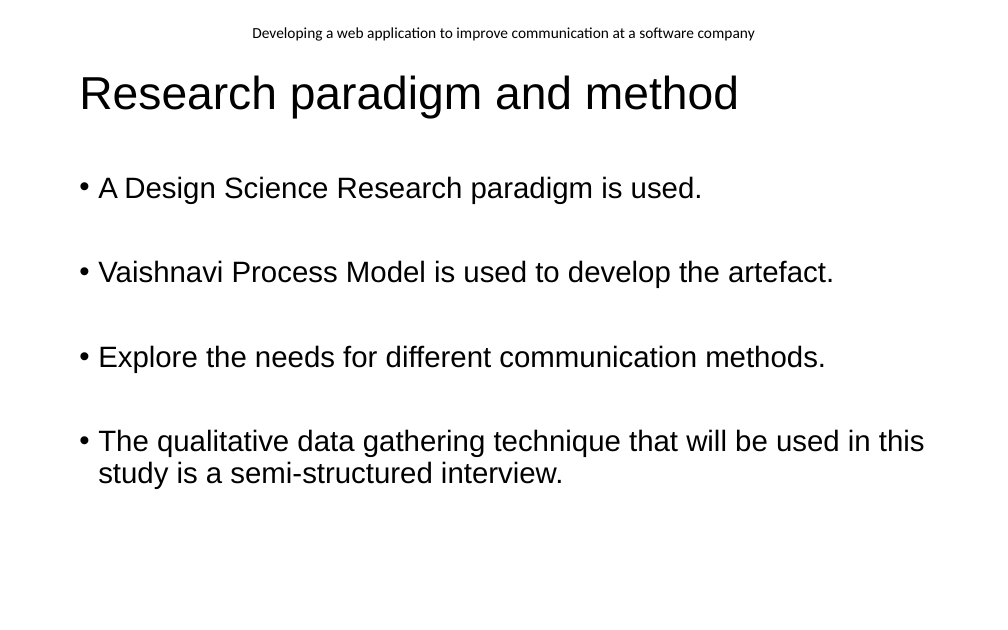
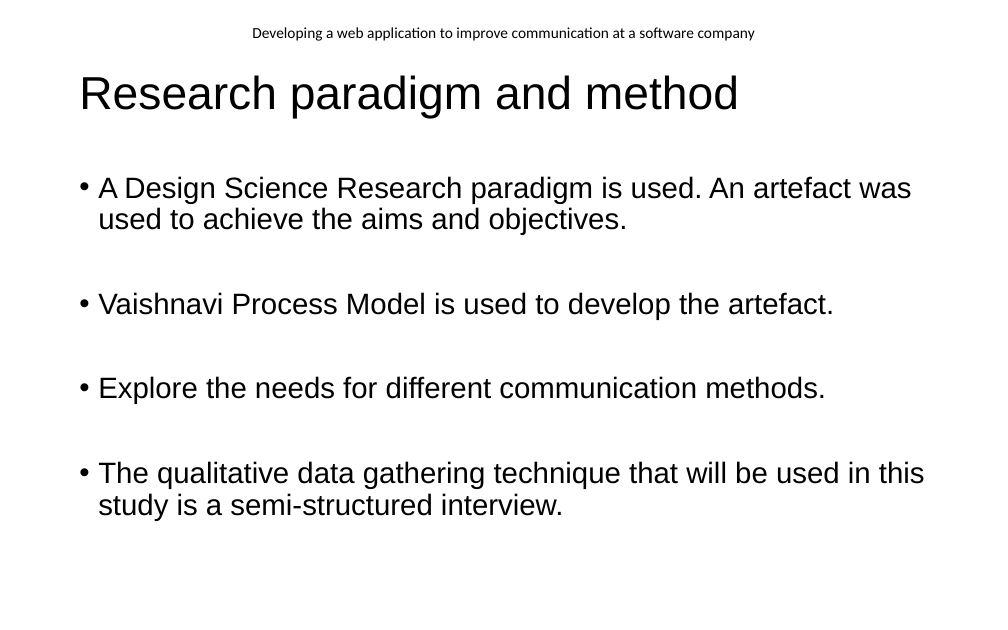
Before and after one commit to EnricoDreyer/Honors2021, a slide deck: slide 7 of Z ITRI 671 Research/Presentation/ITRI671_Presentation.pptx. Drawn at 1008x630 pixels with LibreOffice and Linux fonts; fonts in the diff are those of the drawing; background and template pictures are left out. Boxes give left, top, right and bottom in pixels: in the first picture for what was removed or moved away, otherwise in the second. Text is boxed around its words. In the diff, an @@ line names an element or a change of style, - is before the commit and + after.

```diff
--- a/Z ITRI 671 Research/Presentation/ITRI671_Presentation.pptx
+++ b/Z ITRI 671 Research/Presentation/ITRI671_Presentation.pptx
@@ text at <box>98,176,911,235</box>: text changed @@
-• A Design Science Research paradigm is used.
+• A Design Science Research paradigm is used. An artefact was used to achieve the aims and objectives.
```
Also in this commit, not shown: 9 other slides changed, 4 slides added, 1 slide removed, 13 other files.
